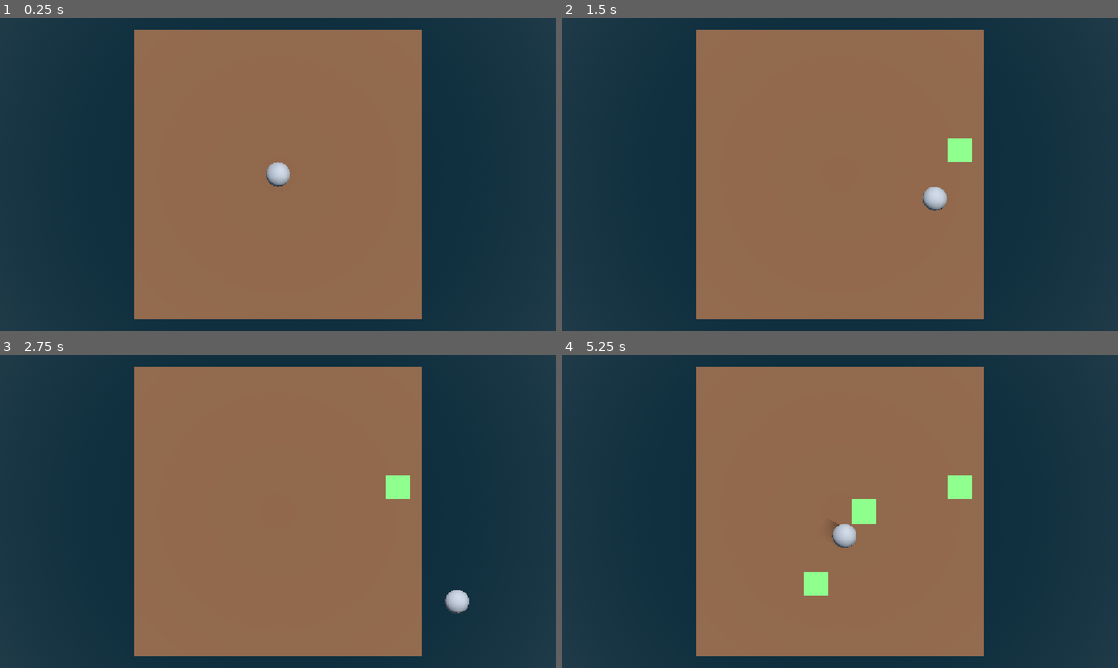
Above: before the commit, frames 1-4 (two rows, left to right).
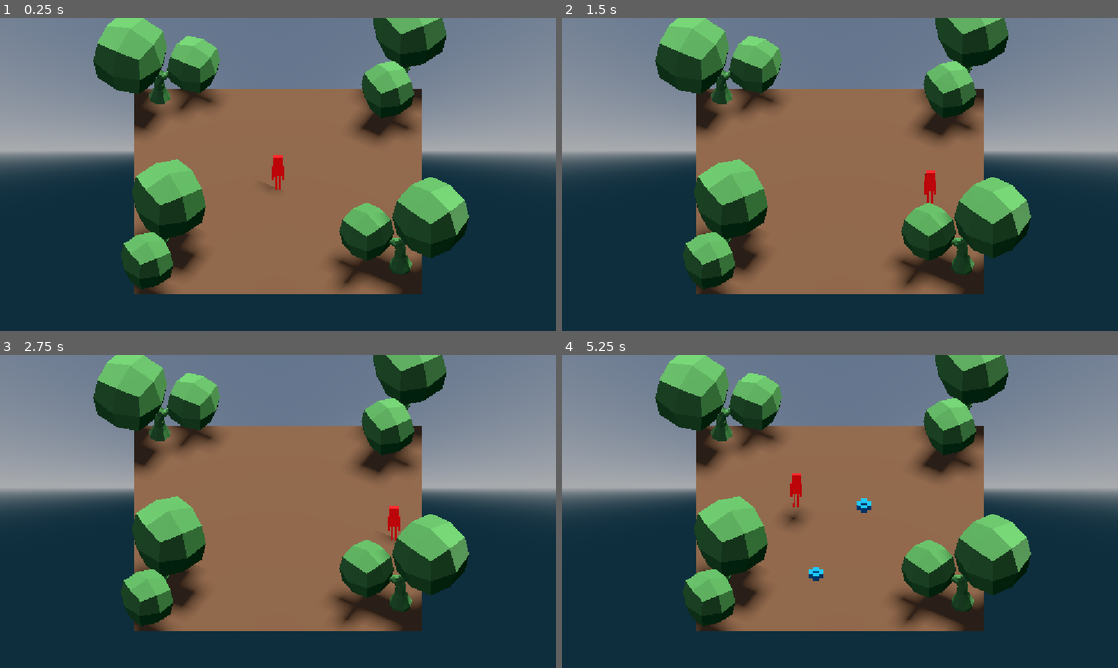
Above: after the commit, the same moments.

Repository: gmeyerp/LevelLoader
Game: Godot game, scene res://level_loader.tscn
The game is run twice, just before and just after one commit, with the same random seed, the same clock (stepped at 60 frames per second) and the same inputs.
Inputs (mouse positions are in pixels of both pictures, inside the frame that each line leads up to):
- Up to frame 1 (0.25 s): no input
- Up to frame 2 (1.5 s): tap Enter (ui_accept) at 0.5, 0.77 s; move the mouse to (962, 158) at 0.52 s; hold Right (ui_right) 0.53-1.28 s; click (962, 158) at 0.67 s; move the mouse to (728, 190) at 1.27 s; hold Down (ui_down) from 1.28 s (still down)
- Up to frame 3 (2.75 s): tap Enter (ui_accept) at 1.52 s; move the mouse to (333, 442) at 2.02 s; release Down (ui_down) at 2.03 s; hold Right (ui_right) from 2.03 s (still down)
- Up to frame 4 (5.25 s): move the mouse to (812, 574) at 2.77 s; release Right (ui_right) at 2.78 s; hold Up (ui_up) 2.78-3.53 s; click (812, 574) at 2.92 s; tap Enter (ui_accept) at 3.02, 3.77, 4.52 s; move the mouse to (1006, 558) at 3.52 s; hold Left (ui_left) 3.53-5.03 s; move the mouse to (673, 464) at 4.27 s; move the mouse to (867, 511) at 5.02 s; hold Down (ui_down) from 5.03 s (still down); click (867, 511) at 5.17 s

The runs differ from the first frame. In frame 1, 53% of the frame differs, in the area x 0-100%, y 0-97%; in frame 2, 53%; in frame 3, 53%; in frame 4, 54%.

Commit message:
Feat: Assets em cena
Adicionado em instancia e em cena os assets e materiais

Diff:
--- /dev/null
+++ b/Assets/Meshes/Tree.tscn
@@ -0,0 +1,19 @@
+[gd_scene format=3 uid="uid://dnrwd04elfpn"]
+
+[ext_resource type="Material" uid="uid://c7saevr11p1os" path="res://Materials/Green.tres" id="1_foor0"]
+[ext_resource type="ArrayMesh" uid="uid://dnbpl4gdnptxq" path="res://Assets/Meshes/tree.res" id="1_gmomg"]
+
+[sub_resource type="BoxShape3D" id="BoxShape3D_yq2fg"]
+resource_local_to_scene = true
+size = Vector3(2.2982178, 1.3077393, 2.331543)
+
+[node name="StaticBody3D" type="StaticBody3D" unique_id=926808761]
+
+[node name="MeshInstance3D" type="MeshInstance3D" parent="." unique_id=95699802]
+transform = Transform3D(5, 0, 0, 0, 5, 0, 0, 0, 5, 0, 0, 0)
+material_override = ExtResource("1_foor0")
+mesh = ExtResource("1_gmomg")
+
+[node name="CollisionShape3D" type="CollisionShape3D" parent="." unique_id=136348031]
+transform = Transform3D(5.138, 0, 0, 0, 8.8, 0, 0, 0, 5.138, -0.26519775, 5.317816, 0.13305664)
+shape = SubResource("BoxShape3D_yq2fg")
--- /dev/null
+++ b/Materials/Blue.tres
@@ -0,0 +1,6 @@
+[gd_resource type="StandardMaterial3D" format=3 uid="uid://c1pltj0nwc2lp"]
+
+[resource]
+resource_local_to_scene = true
+resource_name = "Red"
+albedo_color = Color(0, 0.56079125, 0.8795685, 1)
--- /dev/null
+++ b/Materials/Brown.tres
@@ -0,0 +1,6 @@
+[gd_resource type="StandardMaterial3D" format=3 uid="uid://cigbnyg48nlyo"]
+
+[resource]
+resource_local_to_scene = true
+resource_name = "Red"
+albedo_color = Color(0.33908957, 0.14460477, 0.04326421, 1)
--- /dev/null
+++ b/Materials/Green.tres
@@ -0,0 +1,6 @@
+[gd_resource type="StandardMaterial3D" format=3 uid="uid://c7saevr11p1os"]
+
+[resource]
+resource_local_to_scene = true
+resource_name = "Red"
+albedo_color = Color(0.2856533, 0.52, 0.24960001, 1)
--- /dev/null
+++ b/Materials/Red.tres
@@ -0,0 +1,6 @@
+[gd_resource type="StandardMaterial3D" format=3 uid="uid://bgtv640qcu3cn"]
+
+[resource]
+resource_local_to_scene = true
+resource_name = "Red"
+albedo_color = Color(1, 0, 0, 1)
--- a/block.tscn
+++ b/block.tscn
@@ -1,24 +1,22 @@
 [gd_scene format=3 uid="uid://bcs2geajj12n6"]
 
 [ext_resource type="Script" uid="uid://kouuowbc2k54" path="res://constructed.gd" id="1_jbd7x"]
+[ext_resource type="ArrayMesh" uid="uid://dbcg6snnfsl4y" path="res://Assets/Meshes/tetraedral.res" id="2_xfwl5"]
+[ext_resource type="Material" uid="uid://c1pltj0nwc2lp" path="res://Materials/Blue.tres" id="3_5d32t"]
 
 [sub_resource type="BoxShape3D" id="BoxShape3D_qmg03"]
-
-[sub_resource type="StandardMaterial3D" id="StandardMaterial3D_ykh0f"]
-albedo_color = Color(0.40908054, 0.7189099, 0.35848036, 1)
-
-[sub_resource type="BoxMesh" id="BoxMesh_qmg03"]
-material = SubResource("StandardMaterial3D_ykh0f")
+size = Vector3(0.63238525, 0.6591797, 0.64611816)
 
 [node name="Block" type="StaticBody3D" unique_id=1618404199]
 script = ExtResource("1_jbd7x")
 
 [node name="CollisionShape3D" type="CollisionShape3D" parent="." unique_id=42087659]
-transform = Transform3D(1, 0, 0, 0, 1, 0, 0, 0, 1, 0, 0.5, 0)
+transform = Transform3D(1, 0, 0, 0, 1, 0, 0, 0, 1, -0.008453369, 0.32958984, -0.0026245117)
 shape = SubResource("BoxShape3D_qmg03")
 
-[node name="MeshInstance3D" type="MeshInstance3D" parent="." unique_id=559548998]
-transform = Transform3D(1, 0, 0, 0, 1, 0, 0, 0, 1, 0, 0.5, 0)
-mesh = SubResource("BoxMesh_qmg03")
+[node name="MeshInstance3D" type="MeshInstance3D" parent="." unique_id=1953047737]
+transform = Transform3D(1, 0, 0, 0, 1, 0, 0, 0, 1, 0, 0.05094087, 0)
+material_override = ExtResource("3_5d32t")
+mesh = ExtResource("2_xfwl5")
 
 [connection signal="input_event" from="." to="." method="_on_input_event"]
--- a/coin.tscn
+++ b/coin.tscn
@@ -1,46 +1,19 @@
 [gd_scene format=3 uid="uid://0hw8tlqo7fy1"]
 
 [ext_resource type="Script" uid="uid://bqfkmjpjslupb" path="res://coin.gd" id="1_d5gmh"]
+[ext_resource type="ArrayMesh" uid="uid://dn0jrv5bvd3wt" path="res://Assets/Meshes/coin.res" id="2_0t63x"]
 
 [sub_resource type="SphereShape3D" id="SphereShape3D_qmg03"]
 
-[sub_resource type="StandardMaterial3D" id="StandardMaterial3D_ykh0f"]
-albedo_color = Color(0.8486147, 0.65928566, 0.14585829, 1)
-
-[sub_resource type="CylinderMesh" id="CylinderMesh_qmg03"]
-material = SubResource("StandardMaterial3D_ykh0f")
-height = 0.1
+[sub_resource type="StandardMaterial3D" id="StandardMaterial3D_yq2fg"]
+albedo_color = Color(1.4309747, 1.1962237, 0, 1)
 
 [sub_resource type="Animation" id="Animation_6qpsl"]
 length = 0.001
-tracks/0/type = "value"
-tracks/0/imported = false
-tracks/0/enabled = true
-tracks/0/path = NodePath("MeshInstance3D:rotation")
-tracks/0/interp = 1
-tracks/0/loop_wrap = true
-tracks/0/keys = {
-"times": PackedFloat32Array(0),
-"transitions": PackedFloat32Array(1),
-"update": 0,
-"values": [Vector3(1.3089969, 0, 0)]
-}
-tracks/1/type = "value"
-tracks/1/imported = false
-tracks/1/enabled = true
-tracks/1/path = NodePath("MeshInstance3D:scale")
-tracks/1/interp = 1
-tracks/1/loop_wrap = true
-tracks/1/keys = {
-"times": PackedFloat32Array(0),
-"transitions": PackedFloat32Array(1),
-"update": 0,
-"values": [Vector3(1, 1, 1)]
-}
 
 [sub_resource type="Animation" id="Animation_d5gmh"]
 resource_name = "coin_spin"
-length = 2.000003437641636
+length = 3.0969
 loop_mode = 1
 tracks/0/type = "value"
 tracks/0/imported = false
@@ -64,7 +37,7 @@
 "times": PackedFloat32Array(0, 1, 2),
 "transitions": PackedFloat32Array(1, 1, 1),
 "update": 0,
-"values": [Vector3(1, 1, 1), Vector3(0.8, 0.8, 0.8), Vector3(1, 1, 1)]
+"values": [Vector3(5, 5, 5), Vector3(3, 3, 3), Vector3(5, 5, 5)]
 }
 
 [sub_resource type="AnimationLibrary" id="AnimationLibrary_0t63x"]
@@ -81,8 +54,9 @@
 shape = SubResource("SphereShape3D_qmg03")
 
 [node name="MeshInstance3D" type="MeshInstance3D" parent="." unique_id=1255342328]
-transform = Transform3D(1, 0, 0, 0, 0.25881907, -0.9659258, 0, 0.9659258, 0.25881907, 0, 0.5, 0)
-mesh = SubResource("CylinderMesh_qmg03")
+transform = Transform3D(-0.8291504, -3.6436727, -0.97631925, 0, 0.99962616, -3.7306552, 3.7722075, -0.8008978, -0.21459994, 0, 0.5, 0)
+material_override = SubResource("StandardMaterial3D_yq2fg")
+mesh = ExtResource("2_0t63x")
 
 [node name="AnimationPlayer" type="AnimationPlayer" parent="." unique_id=1823242112]
 libraries/ = SubResource("AnimationLibrary_0t63x")
--- a/level_loader.tscn
+++ b/level_loader.tscn
@@ -4,6 +4,7 @@
 [ext_resource type="Script" uid="uid://dgthrr8amjavf" path="res://level_loader.gd" id="1_nfi1l"]
 [ext_resource type="PackedScene" uid="uid://bcs2geajj12n6" path="res://block.tscn" id="2_rby3a"]
 [ext_resource type="PackedScene" uid="uid://0hw8tlqo7fy1" path="res://coin.tscn" id="3_ox13j"]
+[ext_resource type="PackedScene" uid="uid://dnrwd04elfpn" path="res://Assets/Meshes/Tree.tscn" id="5_213bm"]
 [ext_resource type="Script" uid="uid://dd2fdycjxd3qq" path="res://adapter.gd" id="5_dc8xe"]
 [ext_resource type="PackedScene" uid="uid://7tc6jc8t0p3f" path="res://player.tscn" id="6_dc8xe"]
 
@@ -47,15 +48,30 @@
 coin = ExtResource("3_ox13j")
 
 [node name="CollisionShape3D" type="CollisionShape3D" parent="Level" unique_id=1170538968]
+transform = Transform3D(1, 0, 0, 0, 1, 0, 0, 0, 1, -0.033037186, 0.016097307, 0.007950306)
 shape = SubResource("WorldBoundaryShape3D_qmg03")
 
 [node name="MeshInstance3D" type="MeshInstance3D" parent="Level" unique_id=401666810]
 mesh = SubResource("PlaneMesh_qmg03")
 
+[node name="Tree" parent="Level" unique_id=926808761 instance=ExtResource("5_213bm")]
+transform = Transform3D(-0.30405596, 0, 0.3040559, 0, 0.43, 0, -0.3040559, 0, -0.30405596, 5.0885983, -0.07615554, 4.441336)
+
+[node name="Tree3" parent="Level" unique_id=146249218 instance=ExtResource("5_213bm")]
+transform = Transform3D(0.37239093, 0, -0.21499999, 0, 0.42999995, 0, 0.21499999, 0, 0.37239093, -4.9114017, -0.27653086, -5.558664)
+
+[node name="Tree4" parent="Level" unique_id=1546318490 instance=ExtResource("5_213bm")]
+transform = Transform3D(-0.37239096, 0, -0.21500003, 0, 0.43, 0, 0.21500003, 0, -0.37239096, -4.9114017, -0.27209747, 4.441336)
+
+[node name="Tree2" parent="Level" unique_id=1721344574 instance=ExtResource("5_213bm")]
+transform = Transform3D(-0.37239093, 0, -0.21500002, 0, 0.43, 0, 0.21500002, 0, -0.37239093, 5.0885983, -0.2278086, -5.558664)
+
 [node name="Camera3D" type="Camera3D" parent="." unique_id=194803008]
-transform = Transform3D(1, 0, 0, 0, -4.371139e-08, 1, 0, -1, -4.371139e-08, 0, 5, 0)
+transform = Transform3D(1, 0, 0, 0, 0.7071068, 0.7071068, 0, -0.7071068, 0.7071068, 0, 7, 6)
 projection = 1
 size = 13.0
+near = 0.001
+far = 4010.65
 
 [node name="Adapter" type="Node" parent="." unique_id=654921943]
 script = ExtResource("5_dc8xe")
@@ -63,6 +79,7 @@
 coin_scene = ExtResource("3_ox13j")
 
 [node name="Player" parent="." unique_id=1570885799 instance=ExtResource("6_dc8xe")]
+transform = Transform3D(1, 0, 0, 0, 0.86602545, 0.5, 0, -0.5, 0.86602545, 0, 0, 0)
 
 [node name="JsonRequest" type="HTTPRequest" parent="." unique_id=1295398470]
 
--- a/player.tscn
+++ b/player.tscn
@@ -1,18 +1,37 @@
 [gd_scene format=3 uid="uid://7tc6jc8t0p3f"]
 
 [ext_resource type="Script" uid="uid://b7gg66mv6ebxm" path="res://player.gd" id="1_4flbx"]
+[ext_resource type="PackedScene" uid="uid://btktlbr5tciis" path="res://Assets/Player.glb" id="2_onrkg"]
+[ext_resource type="Material" uid="uid://bgtv640qcu3cn" path="res://Materials/Red.tres" id="3_i3pqv"]
 
-[sub_resource type="SphereShape3D" id="SphereShape3D_ykh0f"]
-
-[sub_resource type="SphereMesh" id="SphereMesh_psmbb"]
+[sub_resource type="BoxShape3D" id="BoxShape3D_yq2fg"]
+size = Vector3(0.5361328, 1.4342194, 0.47558594)
 
 [node name="Player" type="CharacterBody3D" unique_id=1570885799]
 script = ExtResource("1_4flbx")
 
-[node name="CollisionShape3D" type="CollisionShape3D" parent="." unique_id=853671651]
-transform = Transform3D(1, 0, 0, 0, 1, 0, 0, 0, 1, 0, 0.5, 0)
-shape = SubResource("SphereShape3D_ykh0f")
+[node name="Player" parent="." unique_id=1509828910 instance=ExtResource("2_onrkg")]
 
-[node name="MeshInstance3D" type="MeshInstance3D" parent="." unique_id=932268624]
-transform = Transform3D(1, 0, 0, 0, 1, 0, 0, 0, 1, 0, 0.5, 0)
-mesh = SubResource("SphereMesh_psmbb")
+[node name="Tronco" parent="Player" index="0" unique_id=884358900]
+material_override = ExtResource("3_i3pqv")
+
+[node name="BraçoDireito" parent="Player/Tronco" index="0" unique_id=1913340952]
+material_override = ExtResource("3_i3pqv")
+
+[node name="BraçoEsquerdo" parent="Player/Tronco" index="1" unique_id=893180027]
+material_override = ExtResource("3_i3pqv")
+
+[node name="Cabeça" parent="Player/Tronco" index="2" unique_id=1228028904]
+material_override = ExtResource("3_i3pqv")
+
+[node name="PernaDireita" parent="Player/Tronco" index="3" unique_id=1143183411]
+material_override = ExtResource("3_i3pqv")
+
+[node name="PernaEsquerda" parent="Player/Tronco" index="4" unique_id=1975608885]
+material_override = ExtResource("3_i3pqv")
+
+[node name="CollisionShape3D" type="CollisionShape3D" parent="." unique_id=2029698745]
+transform = Transform3D(1, 0, 0, 0, 1, 0, 0, 0, 1, -0.0034179688, 0.7103653, 0.0063476563)
+shape = SubResource("BoxShape3D_yq2fg")
+
+[editable path="Player"]
Binary file added: Assets/Player.glb
Not shown, added: Assets/Player.glb.import
